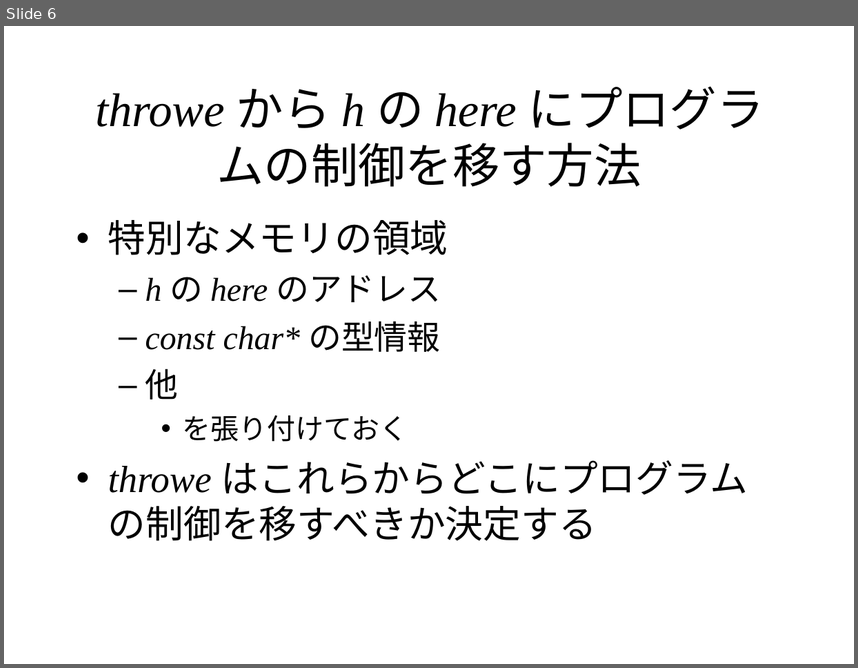
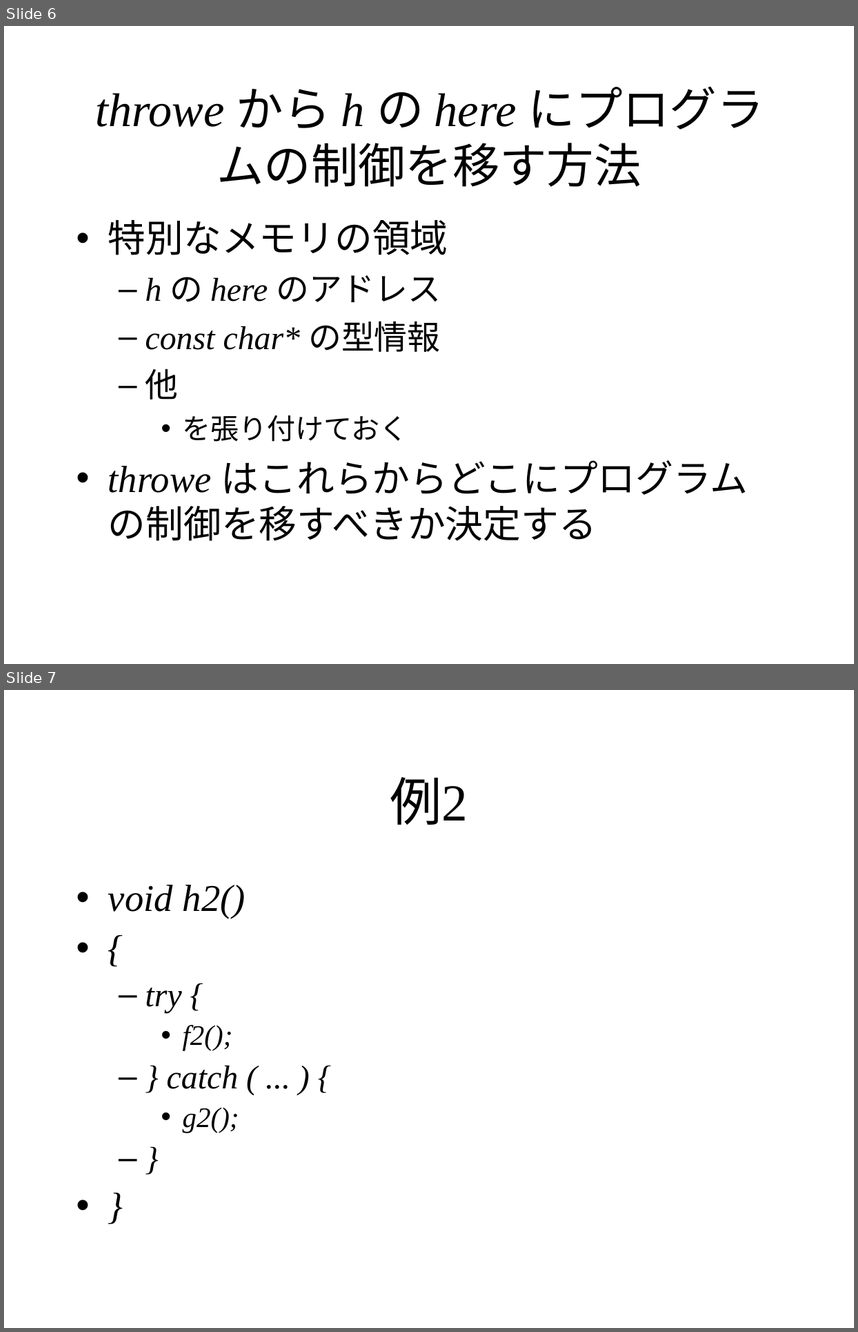
Before and after one commit to KeiHasegawa/cxx_doc, a slide deck: 24_exception_3ac.ppt. Shown one above the other, each under a label of ours: slide 6 before the commit, slides 6 and 7 after it. The pictures are 858x668 and 858x1332 pixels, drawn with LibreOffice and Linux fonts; fonts in the diff are those of the drawing. Boxes give left, top, right and bottom in pixels: in the first picture for what was removed or moved away, otherwise in the second. Text is boxed around its words. In the diff, an @@ line names an element or a change of style, - is before the commit and + after.

```diff
--- a/24_exception_3ac.ppt
+++ b/24_exception_3ac.ppt
@@ slide 7 added at [4, 690, 854, 1328], background #FFFFFF @@
@@ title added at [390, 777, 468, 825], 44 pt, text #000000 @@
+例2
@@ text added at [108, 885, 245, 1132], 28 pt, text #000000, italic @@
+• void h2()
+• {
+  – try {
+    • f2();
+  – } catch ( ... ) {
+    • g2();
+  – }
+• }
```
Also in this commit, not shown: 1 slide changed, 1 other slide added, 3 other files.
